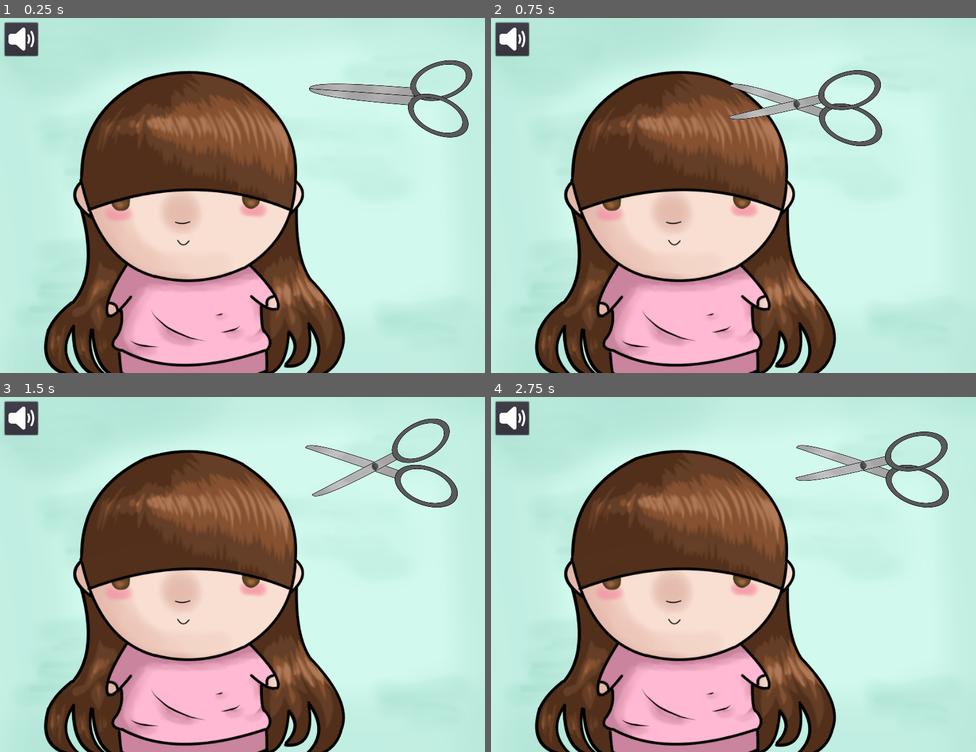
Above: before the commit, frames 1-4 (two rows, left to right).
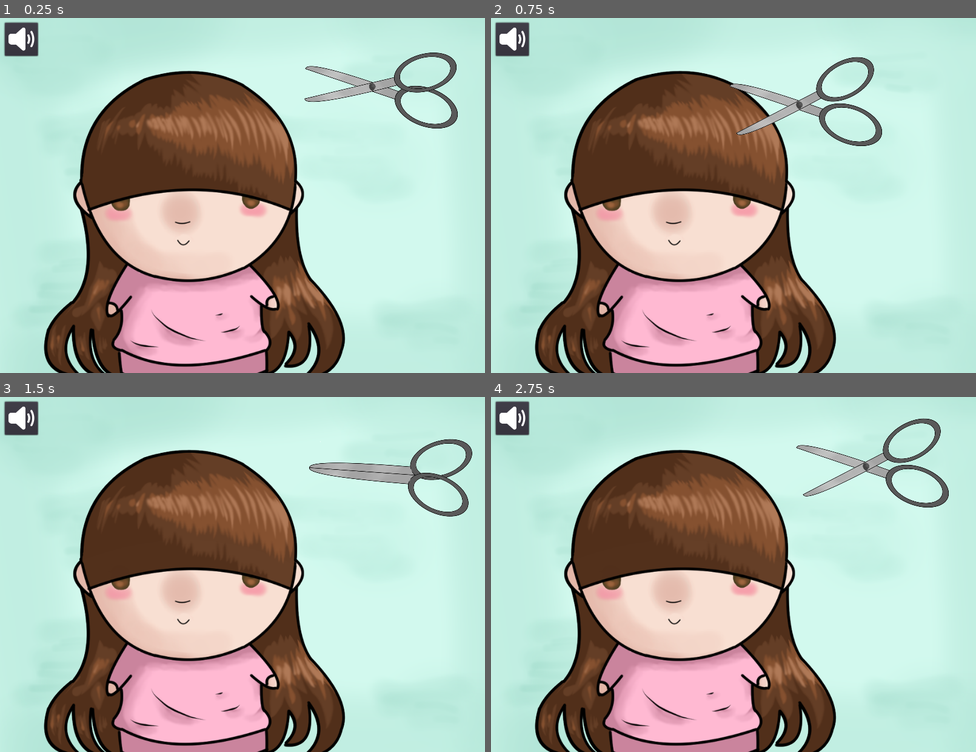
Above: after the commit, the same moments.

Repository: A-Walrus/Jessy
Game: Godot game, scene res://Scenes/Haircut.tscn
Same seed, same stepped clock (60 frames per second), same inputs: the game is played once before the commit and once after it. This scene is started directly instead of the project's main scene. Sound files missing from this copy of the repository are replaced by a short silence.
Inputs (mouse positions are in pixels of both pictures, inside the frame that each line leads up to):
- Up to frame 1 (0.25 s): no input
- Up to frame 2 (0.75 s): tap Enter (ui_accept) at 0.5 s; drag from (879, 89) to (680, 142) at 0.52 s
- Up to frame 3 (1.5 s): drag from (145, 592) to (189, 521) at 1.27 s
- Up to frame 4 (2.75 s): move the mouse to (782, 496) at 2.02 s; press the mouse at (782, 496) at 2.03 s

The runs differ from the first frame. In frame 1, 2.4% of the frame differs, in the area x 62-98%, y 9-34%; in frame 2, 1.3%; in frame 3, 2.6%, in the area x 62-98%, y 5-34%; in frame 4, 1.3%.

Commit message:
Haircut Particles

Diff:
--- a/Jessy/Scenes/Haircut.tscn
+++ b/Jessy/Scenes/Haircut.tscn
@@ -7,6 +7,7 @@
 [ext_resource path="res://Art/Makeup/Haircut/Haircut_long.tres" type="SpriteFrames" id=5]
 [ext_resource path="res://Scripts/Scissors.gd" type="Script" id=6]
 [ext_resource path="res://Scenes/room_button.tscn" type="PackedScene" id=7]
+[ext_resource path="res://Art/Makeup/Haircut/hair1.png" type="Texture" id=8]
 
 [sub_resource type="RectangleShape2D" id=1]
 extents = Vector2( 232.354, 150.021 )
@@ -20,7 +21,30 @@
 } ]
 
 [sub_resource type="RectangleShape2D" id=3]
-extents = Vector2( 179.614, 105.399 )
+extents = Vector2( 117.869, 46.473 )
+
+[sub_resource type="Gradient" id=4]
+offsets = PoolRealArray( 0, 0.828025, 1 )
+colors = PoolColorArray( 1, 1, 1, 1, 1, 1, 1, 0.894118, 1, 1, 1, 0 )
+
+[sub_resource type="GradientTexture" id=5]
+gradient = SubResource( 4 )
+width = 2085
+
+[sub_resource type="ParticlesMaterial" id=6]
+emission_shape = 2
+emission_box_extents = Vector3( 60, 5, 1 )
+flag_disable_z = true
+direction = Vector3( 0, -1, 0 )
+spread = 25.14
+gravity = Vector3( 0, 98, 0 )
+initial_velocity = 73.23
+angular_velocity = 481.41
+angular_velocity_random = 1.0
+orbit_velocity = 0.0
+orbit_velocity_random = 0.0
+scale = 0.66
+color_ramp = SubResource( 5 )
 
 [node name="Node" type="Node"]
 
@@ -53,21 +77,29 @@
 z_index = 2
 input_pickable = true
 script = ExtResource( 6 )
-__meta__ = {
-"_edit_group_": true
-}
 
 [node name="AnimatedSprite" type="AnimatedSprite" parent="Scissors"]
 position = Vector2( 779.207, 214.63 )
 scale = Vector2( 0.387732, 0.387732 )
+z_index = 1
 frames = SubResource( 2 )
 animation = "scissors"
-frame = 2
+frame = 1
 playing = true
 
 [node name="CollisionShape2D" type="CollisionShape2D" parent="Scissors"]
-position = Vector2( 822.131, 150.473 )
+position = Vector2( 763.131, 151.473 )
 shape = SubResource( 3 )
+
+[node name="Hair" type="Particles2D" parent="Scissors"]
+position = Vector2( 737.244, 162.874 )
+amount = 13
+lifetime = 2.28
+speed_scale = 1.42
+visibility_rect = Rect2( -100, -100, 200, 400 )
+local_coords = false
+process_material = SubResource( 6 )
+texture = ExtResource( 8 )
 
 [node name="Sprite" type="Sprite" parent="."]
 position = Vector2( 513.31, 370.006 )
--- a/Jessy/Scripts/Scissors.gd
+++ b/Jessy/Scripts/Scissors.gd
@@ -5,6 +5,8 @@
 var grabbed_offset = Vector2()
 var onhair = false
 var trans = 1
+var oldMousePos = get_global_mouse_position()
+var rng = RandomNumberGenerator.new()
 
 func _ready():
 	get_node("../Jessy/Jessy_long").frame = Globals.outfit
@@ -21,10 +23,18 @@
 	else:
 		position = initpos
 	get_node("../Jessy/Jessy_long").set_modulate(Color(1,1,1,trans))
+	if(!onhair or get_global_mouse_position() == oldMousePos):
+		$Hair.emitting = false
+	oldMousePos = get_global_mouse_position()
 
 func _input(event):
 	if event is InputEventMouseMotion and onhair:
-		trans = trans - (0.005 / (abs(event.get_relative().y)+1))
+		var d = (0.005 / (abs(event.get_relative().y)+1))
+		trans = trans - d
+		if(d> 0.00025 and !trans <= 0):
+			$Hair.emitting = true
+		else:
+			$Hair.emitting = false
 	if(trans <= 0):
 		get_node("../Button").show()
 
Not shown, added: Jessy/Art/Makeup/Haircut/DocumentsJESSY.HAIR.png.import
Not shown, added: Jessy/Art/Makeup/Haircut/JESSY.HAIR2.png.import
Binary file added: Jessy/Art/Makeup/Haircut/hair1.png
Not shown, added: Jessy/Art/Makeup/Haircut/hair1.png.import
Binary file added: Jessy/Art/Makeup/Haircut/hair2.png
Not shown, added: Jessy/Art/Makeup/Haircut/hair2.png.import
Binary file added: Jessy/Art/Makeup/Haircut/strand.png
Not shown, added: Jessy/Art/Makeup/Haircut/strand.png.import
Not shown: 1 places in Jessy/Scenes/Haircut.tscn that only renumber resources
